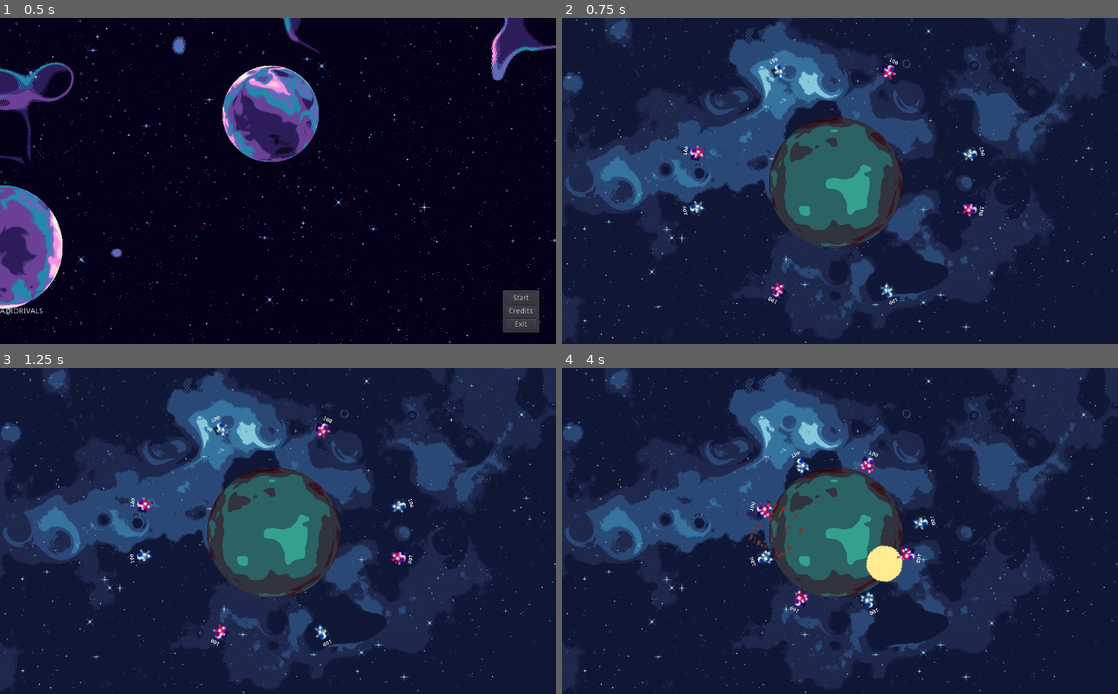
Above: before the commit, frames 1-4 (two rows, left to right).
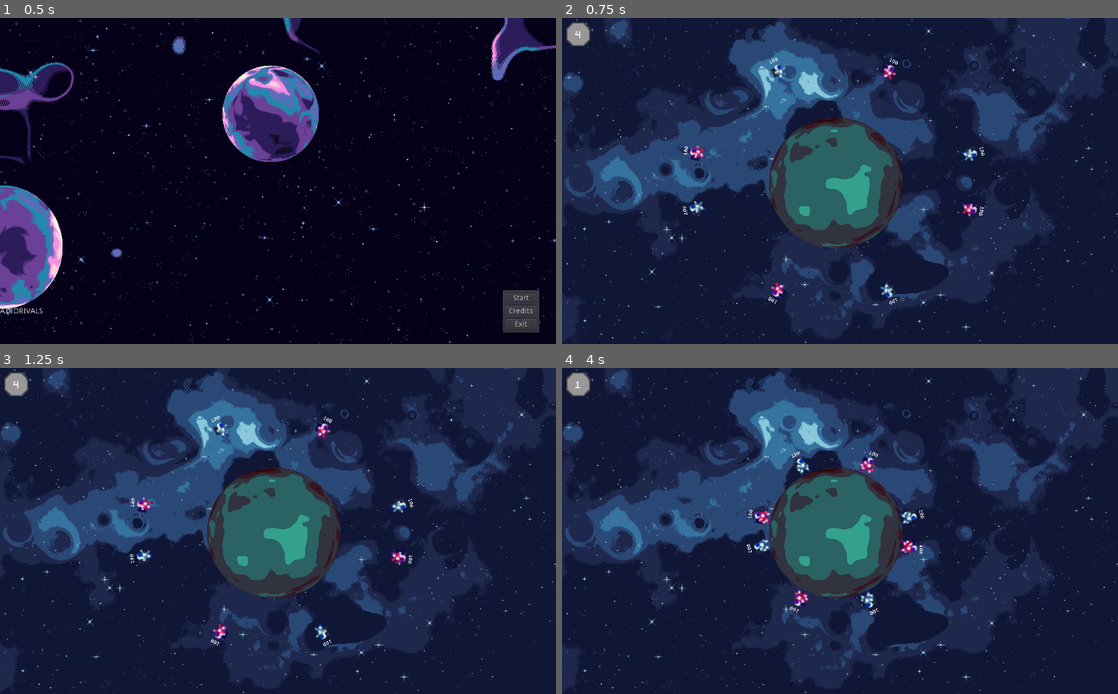
Above: after the commit, the same moments.

Repository: salveal/Astro-Rivals
Game: Godot game, scene res://scenes/menu.tscn
The game is run twice, just before and just after one commit, with the same random seed, the same clock (stepped at 60 frames per second) and the same inputs.
Inputs (mouse positions are in pixels of both pictures, inside the frame that each line leads up to):
- Up to frame 1 (0.5 s): no input
- Up to frame 2 (0.75 s): click "Start" at 0.5 s
- Up to frame 3 (1.25 s): no input
- Up to frame 4 (4 s): move the mouse to (962, 514) at 1.27 s; hold D (move_right) 1.28-2.78 s; click (962, 514) at 1.35 s; tap W (jump) at 1.52, 2.27, 3.77 s; move the mouse to (728, 547) at 2.02 s; tap O (add_grav) at 2.1 s; click (728, 547) at 2.3 s; move the mouse to (895, 459) at 2.77 s; hold A (move_left) 2.78-3.53 s; hold P (low_grav) 2.78-3.53 s; click (895, 459) at 3.05 s; move the mouse to (812, 596) at 3.52 s; hold D (move_right) from 3.53 s (still down); click (812, 596) at 3.6 s

Frame 1 is identical in both runs. In frame 2, 0.3% of the frame differs, in the area x 0-6%, y 1-9%; in frame 3, 0.3%; in frame 4, 1.7%, in the area x 0-68%, y 1-66%.

Commit message:
Implementacion de fin de turno de distintas formas y varios
- Se implemento fin de turno por muerte del soldado activo
- Se implemento fin de turno por misil fuera de campo visible
- Se implemento fin de turno por colision del proyectil
- Se implemento fin de turno por agotar tiempo del timer
- Se implemento timer para turno de los equipos y un standby entre turnos
- Se agrego sprites para indicar el equipo activo y standby

Diff:
--- a/AstroRivals/project.godot
+++ b/AstroRivals/project.godot
@@ -67,6 +67,7 @@
 2d_physics/layer_2="gravity"
 2d_physics/layer_3="soldiers"
 2d_physics/layer_4="misil"
+2d_physics/layer_5="mapLimits"
 
 [physics]
 
--- /dev/null
+++ b/AstroRivals/scenes/UI/timerTurn.gd
@@ -0,0 +1,61 @@
+extends Timer
+
+# Variables
+var secondsTurn = 15
+var secondsStandby = 5
+var split_timer
+var output_timer
+onready var label = $Label
+onready var blueUI = $blueTurn
+onready var redUI = $redTurn
+onready var standby = $standBy
+
+# Called when the node enters the scene tree for the first time.
+func _ready():
+	var output_print = "Timer Creado con: " + str(secondsTurn)
+	print(output_print)
+	blueUI.visible = false
+	redUI.visible = false
+	standby.visible = false
+
+func initTimer(team: String):
+	# Inicia el timer dependiendo del estado del timer
+	# esto es si es el timer del turno de un equipo o el standby
+
+	# Se setean las variable de la clase con los valores defautls
+	redUI.visible = false
+	blueUI.visible = false
+	standby.visible = false
+
+	# Se cambia las variables que necesitamos dependiendo del estado de la variable team
+	if team == "red":
+		redUI.visible = true
+		wait_time = secondsTurn
+	elif team == "blue":
+		blueUI.visible = true
+		wait_time = secondsTurn
+	else:
+		standby.visible = true
+		wait_time = secondsStandby
+
+	# reseteamos el timer
+	resetTimer()
+
+func resetTimer():
+	# resetea el timer cambiando el color del font e iniciandolo
+	label.add_color_override("font_color", Color(1,1,1,1))
+	start()
+	print("start timer")
+
+# Called every frame. 'delta' is the elapsed time since the previous frame.
+func _process(delta):
+
+	# Se cambia la variable label dependiendo si termino el timer o no
+	if is_stopped():
+		stop()
+		label.add_color_override("font_color", Color(0,0,0,1))
+
+	else:
+		split_timer = str(time_left).split(".")
+		output_timer = split_timer[0]
+		label.set_text(output_timer)
--- /dev/null
+++ b/AstroRivals/scenes/UI/timerTurn.tscn
@@ -0,0 +1,46 @@
+[gd_scene load_steps=7 format=2]
+
+[ext_resource path="res://scenes/UI/timerTurn.gd" type="Script" id=1]
+[ext_resource path="res://assets/ui/timerRed.png" type="Texture" id=2]
+[ext_resource path="res://assets/ui/timerBlue.png" type="Texture" id=3]
+[ext_resource path="res://assets/ui/timerStandby.png" type="Texture" id=4]
+
+[sub_resource type="DynamicFontData" id=1]
+font_path = "res://assets/font/monogram.ttf"
+
+[sub_resource type="DynamicFont" id=2]
+size = 30
+font_data = SubResource( 1 )
+
+[node name="Timer" type="Timer"]
+one_shot = true
+script = ExtResource( 1 )
+
+[node name="redTurn" type="Sprite" parent="."]
+visible = false
+position = Vector2( 30, 30 )
+scale = Vector2( 2, 2 )
+texture = ExtResource( 2 )
+
+[node name="blueTurn" type="Sprite" parent="."]
+visible = false
+position = Vector2( 30, 30 )
+scale = Vector2( 2, 2 )
+texture = ExtResource( 3 )
+
+[node name="standBy" type="Sprite" parent="."]
+visible = false
+position = Vector2( 30, 30 )
+scale = Vector2( 2, 2 )
+texture = ExtResource( 4 )
+
+[node name="Label" type="Label" parent="."]
+margin_left = 12.0
+margin_top = 16.0
+margin_right = 48.0
+margin_bottom = 41.0
+size_flags_horizontal = 4
+size_flags_vertical = 8
+custom_fonts/font = SubResource( 2 )
+text = "XX"
+align = 1
--- a/AstroRivals/scenes/levels/Level1.gd
+++ b/AstroRivals/scenes/levels/Level1.gd
@@ -1,14 +1,23 @@
 extends Node2D
 
+onready var planet = $Planet
 onready var queueBlue = $queueBlue
 onready var queueRed = $queueRed
+onready var timerTurn = $TimerTurn
 onready var actualPlayer
-onready var planet = $Planet
 var indexBlue = 0
 var indexRed = 0
 var activeTeam # 0 - Blue / 1 - Red
+var stateGame  # tendra un string del siguiente array: ["red", "blue", "standby"]
 
 func _ready():
+	# Inicia lo necesario para comenzar el juego
+	timerTurn.initTimer("standby")
+	stateGame = "standby"
+	startGame()
+
+# Determina que equipo empezara el juego
+func startGame():
 	if randi() % 2 == 0:
 		actualPlayer = queueBlue.get_child(0)
 		activeTeam = 0
@@ -17,28 +26,46 @@
 		actualPlayer = queueRed.get_child(0)
 		activeTeam = 1
 		indexBlue = -1
+
+# Cambia el turno cambian el equipo
+func changeTurn():
+	# En los dos bloques de codigo de las condiciones se elige al proximo soldado del
+	# equipo que manejara, iniciando el timer correspondiente
+	if activeTeam == 1: # pasar turno a azul
+		indexBlue = (indexBlue + 1) % queueBlue.get_child_count()
+		actualPlayer = queueBlue.get_child(indexBlue)
+		activeTeam = 0
+		timerTurn.initTimer("blue")
+		stateGame = "blue"
+
+	else: # pasar turno a rojo
+		indexRed = (indexRed + 1) % queueRed.get_child_count()
+		actualPlayer = queueRed.get_child(indexRed)
+		activeTeam = 1
+		timerTurn.initTimer("red")
+		stateGame = "red"
+
+	# Se cambia la variable para poder mover al soldado
 	actualPlayer.active = true
 
-func _draw():
-	draw_circle($Planet.position, $Planet/Gravity/CollisionShape2D.shape.radius, Color(0,1,1,0.1))
+# Called every frame. 'delta' is the elapsed time since the previous frame.
+func _process(delta):
 
-func _input(event):
-	if actualPlayer.getChangeControl():
-		actualPlayer.active = false
-		actualPlayer.changeControl = false
+	if stateGame == "standby":
+		if timerTurn.is_stopped():
+			changeTurn()
 
-		if activeTeam == 1: # pasar turno a azul
-			indexBlue = (indexBlue + 1) % queueBlue.get_child_count()
-			actualPlayer = queueBlue.get_child(indexBlue)
-			activeTeam = 0
+	else:
+		# Se evalua si se debe eliminar el soldado que esta siendo controlado
+		if actualPlayer.needToBeDelete:
+			actualPlayer.active = false
+			actualPlayer.queue_free()
+			timerTurn.initTimer("standby")
+			stateGame = "standby"
 
-		else: # pasar turno a rojo
-			indexRed = (indexRed + 1) % queueRed.get_child_count()
-			actualPlayer = queueRed.get_child(indexRed)
-			activeTeam = 1
-
-		actualPlayer.active = true
-
-# Called every frame. 'delta' is the elapsed time since the previous frame.
-#func _process(delta):
-#	pass
+		# Se revisa si se termino el turno del jugador con varias condiciones
+		elif actualPlayer.getChangeControl() or (timerTurn.is_stopped() and stateGame != "standby"):
+			actualPlayer.changeControl = false # se debe cambiar al entrar si no queda en un loop
+			actualPlayer.active = false # solo sera necesario cuando acaba el timer, se hizo asi para no repetir codigo
+			timerTurn.initTimer("standby")
+			stateGame = "standby"
--- a/AstroRivals/scenes/levels/Level1.tscn
+++ b/AstroRivals/scenes/levels/Level1.tscn
@@ -1,22 +1,24 @@
-[gd_scene load_steps=13 format=2]
+[gd_scene load_steps=15 format=2]
 
 [ext_resource path="res://scenes/levels/Level1.gd" type="Script" id=1]
 [ext_resource path="res://assets/levels/level2_background.png" type="Texture" id=2]
 [ext_resource path="res://scenes/levels/onePlanet_Gravity.gd" type="Script" id=3]
 [ext_resource path="res://assets/levels/planet3.png" type="Texture" id=4]
+[ext_resource path="res://scenes/UI/timerTurn.tscn" type="PackedScene" id=5]
 [ext_resource path="res://scenes/soldiers/blueSoldier.tscn" type="PackedScene" id=6]
 [ext_resource path="res://scenes/soldiers/redSoldier.tscn" type="PackedScene" id=7]
+[ext_resource path="res://scenes/levels/mapLimits.gd" type="Script" id=8]
 
 [sub_resource type="ImageTexture" id=1]
 
 [sub_resource type="RectangleShape2D" id=4]
-extents = Vector2( 3.4, 304.5 )
+extents = Vector2( 3.4, 327 )
 
 [sub_resource type="RectangleShape2D" id=6]
-extents = Vector2( 102.3, 10 )
+extents = Vector2( 103.6, 10 )
 
 [sub_resource type="RectangleShape2D" id=5]
-extents = Vector2( 100.7, 9 )
+extents = Vector2( 103.8, 11.5 )
 
 [sub_resource type="CircleShape2D" id=2]
 radius = 119.218
@@ -25,6 +27,7 @@
 radius = 285.028
 
 [node name="Level1" type="Node2D"]
+light_mask = 0
 script = ExtResource( 1 )
 
 [node name="TextureRect" type="TextureRect" parent="."]
@@ -38,44 +41,50 @@
 texture = ExtResource( 2 )
 
 [node name="mapLimits" type="Node" parent="."]
+script = ExtResource( 8 )
 
 [node name="left" type="Area2D" parent="mapLimits"]
+visible = false
 scale = Vector2( 5, 1 )
 collision_layer = 28
 collision_mask = 28
 
 [node name="CollisionShape2D" type="CollisionShape2D" parent="mapLimits/left"]
-position = Vector2( -4.8, 294.5 )
+visible = false
+position = Vector2( -4.8, 296.5 )
 shape = SubResource( 4 )
 
 [node name="bottom" type="Area2D" parent="mapLimits"]
+visible = false
 position = Vector2( 541, 319 )
 scale = Vector2( 5, 1 )
 collision_layer = 28
 collision_mask = 28
 
 [node name="CollisionShape2D" type="CollisionShape2D" parent="mapLimits/bottom"]
-position = Vector2( -5.10001, 294.5 )
+position = Vector2( -5.4, 294.5 )
 shape = SubResource( 6 )
 
 [node name="upper" type="Area2D" parent="mapLimits"]
+visible = false
 position = Vector2( 529, -301 )
 scale = Vector2( 5, 1 )
 collision_layer = 28
 collision_mask = 28
 
 [node name="CollisionShape2D" type="CollisionShape2D" parent="mapLimits/upper"]
-position = Vector2( -4.6, 284 )
+position = Vector2( -3.2, 281.5 )
 shape = SubResource( 5 )
 
 [node name="rigth" type="Area2D" parent="mapLimits"]
+visible = false
 position = Vector2( 1048, 2 )
 scale = Vector2( 5, 1 )
 collision_layer = 28
 collision_mask = 28
 
 [node name="CollisionShape2D" type="CollisionShape2D" parent="mapLimits/rigth"]
-position = Vector2( 0.599994, 293 )
+position = Vector2( 0.599991, 294 )
 shape = SubResource( 4 )
 
 [node name="Planet" type="StaticBody2D" parent="."]
@@ -131,4 +140,4 @@
 [node name="Red4" parent="queueRed" instance=ExtResource( 7 )]
 position = Vector2( 400, 500 )
 
-[node name="Timer" type="Timer" parent="."]
+[node name="TimerTurn" parent="." instance=ExtResource( 5 )]
--- /dev/null
+++ b/AstroRivals/scenes/levels/mapLimits.gd
@@ -0,0 +1,22 @@
+extends Node
+
+onready var leftLimit = $left
+onready var rightLimit = $rigth
+onready var bottomLimit = $bottom
+onready var upperLimit = $upper
+var bodiesColision
+
+# Called when the node enters the scene tree for the first time.
+func _ready():
+	print("se inicializaron los limites del mapa")
+
+# Called every frame. 'delta' is the elapsed time since the previous frame.
+func _process(delta):
+	bodiesColision = leftLimit.get_overlapping_bodies() + rightLimit.get_overlapping_bodies() \
+					+ bottomLimit.get_overlapping_bodies() + upperLimit.get_overlapping_bodies()
+
+	for body in bodiesColision:
+		if body.has_method("deleteNode"):
+			body.deleteNode()
+		else:
+			body.queue_free()
--- a/AstroRivals/scenes/soldiers/soldiers.gd
+++ b/AstroRivals/scenes/soldiers/soldiers.gd
@@ -2,6 +2,7 @@
 
 # Variables personajes
 var HP = 100
+var needToBeDelete = false
 
 # Variables Moviminetos
 var GRAVITY = 5000
@@ -42,11 +43,14 @@
 	print(grav_point)
 
 func get_rotation_player(grav_vector):
+	# Funcion que obtienen la rotacion del jugador con respecto al planeta que se encuentra
 	var rotation = Vector2(0,1)
 	return rotation.angle_to(grav_vector)
 
 func apply_movement(sp, delta):
-	# Movement
+	# Movimiento
+
+	# se revisa si se mueve el jugador
 	if Input.is_action_pressed("move_left") and active:
 		direction = -1
 	elif Input.is_action_pressed("move_right") and active:
@@ -54,10 +58,12 @@
 	else:
 		direction = 0
 
+	# Se realizan los calculos de los vectores de posicion para los dos ejes
 	sp.x = MAX_SPEED * direction
 	if sp.y < GRAVITY:
 		sp.y += GRAVITY * delta
 
+	# Se revisa si se quiere saltar
 	if is_on_floor() and Input.is_action_just_pressed("jump") and active:
 		sp.y = -2 * JUMP
 
@@ -65,7 +71,7 @@
 
 
 func apply_animations():
-	# Animation
+	# Animacion
 	if is_on_floor():
 		if direction != 0:
 			playback.travel("walk")
@@ -111,36 +117,73 @@
 
 # Called every frame. 'delta' is the elapsed time since the previous frame.
 func _process(delta):
+
+	# se revisa si es turno del jugador
 	if active:
+
+		# controles de debug para jugar con la gravedad
 		if Input.is_action_pressed("add_grav"):
 			GRAVITY += 1000
 		elif Input.is_action_pressed("low_grav"):
 			GRAVITY -= 1000
 
+		# Entra si el jugador va a disparar revisando si se cumple las condiciones necesarias
 		if generate_shoot == true and is_on_floor():
+
+			# condicion para cambiar el valor de rate para que no salga de los rangos establecidos
 			if generate_shoot and (power > MAX_POWER or power < MIN_POWER):
 				rate = -rate
 
+			# Se suma el rate
 			power += rate
 			power_bar.value = power
+
+			# Se revisa si se debe disparar
 			if Input.is_action_just_released("shoot"):
+				# Dejamos de mover al soldado
+				active = false
+
+				# Creamos la instancia de la bala seleccionada, seteamos su posicion y velocidades
+				# y la agregamos al arbol del nivel
 				bullet = BULLET.instance()
+				bullet.initMisil(self)
 				var mouse_position = get_global_mouse_position()
 				bullet.global_position = global_position - (global_position - mouse_position).normalized() * 50
 				bullet.linear_velocity = (mouse_position - global_position).normalized() * power * 2
 				get_parent().get_parent().add_child(bullet)
+
+				# Se cambian las variables del soldado para poder pasar el turno al siguiente soldado
 				generate_shoot = false
 				power = 0
 				power_bar.value = power
-				changeControl = true
 
-		# Generar disparo
+		# cambia la variable si el jugador quiere generar un disparo
 		if Input.is_action_just_pressed("shoot") and is_on_floor():
 			generate_shoot = true
 
+#Retorna la variable si debe termino el turno
 func getChangeControl():
 	return changeControl
 
+# Funcion para aplicarle daño al soldado entregandole el daño de origen que recibe
 func take_damage(damage_origin: Node):
 	HP -= damage_origin.damage_value
 	hp_label.set_text(str(HP))
+	if HP <= 0:
+		deleteNode()
+
+# Funcion que sera llamada para indicar que choco el proyectil enviado por el mismo soldado
+# Esta funcion cambiara la variable de changeControl para pasar el tunro
+func colisionShot():
+	changeControl = true
+
+func deleteNode():
+	# Si es del jugador activo, dejamos que el script del nivel se encargen de eliminar
+	# el personaje
+	if active:
+		needToBeDelete = true
+
+	# Si no es, entonces podemos eliminarlo normalmente
+	else:
+		# Aqui deberia haber una animacion de muerte con un timer
+		queue_free()
--- a/AstroRivals/scenes/soldiers/weapons/bullet.tscn
+++ b/AstroRivals/scenes/soldiers/weapons/bullet.tscn
@@ -189,8 +189,8 @@
 [sub_resource type="AnimationNodeStateMachinePlayback" id=10]
 
 [node name="Misil" type="RigidBody2D"]
-collision_layer = 15
-collision_mask = 15
+collision_layer = 29
+collision_mask = 29
 contacts_reported = 1
 contact_monitor = true
 linear_velocity = Vector2( 180, 100 )
--- a/AstroRivals/scenes/soldiers/weapons/misil.gd
+++ b/AstroRivals/scenes/soldiers/weapons/misil.gd
@@ -8,6 +8,7 @@
 onready var animTree = $AnimationTree
 onready var timer_damage = $Timer_damage
 onready var playback = animTree.get("parameters/playback")
+onready var soldierShot
 var EXPLOSION = preload("res://scenes/soldiers/weapons/explosion.tscn")
 var tick = 0
 var explosion
@@ -18,6 +19,12 @@
 	playback.travel("init")
 	contact_monitor = true
 
+# Funcion para asociar el proyectil con el soldado que ejecuto el disparo
+# Aqui se cambian las variables que no se pueden inicializar en _ready()
+func initMisil(soldier: Node):
+	soldierShot = soldier
+
+# Funcion para calcular la rotacion del misil con respecto al planeta asociado
 func get_rotation_player(vel_vector):
 	var rotation = Vector2(1,0)
 	return rotation.angle_to(vel_vector)
@@ -32,6 +39,7 @@
 
 	check_colision()
 
+# Cheque si existe colision del misil para ejecutar su explosion/daño o no
 func check_colision():
 	var bodies = get_colliding_bodies()
 	if len(bodies) > 0 and tick == 0:
@@ -44,5 +52,13 @@
 		tick+=1
 
 	elif tick==1 and timer_damage.is_stopped():
-		queue_free()
+		deleteNode()
 		explosion.generate_damage()
+
+# Envia la señal para indicar que el misil choco y exploto al soldado
+func sendColisionToSoldier():
+	soldierShot.colisionShot()
+
+func deleteNode():
+	sendColisionToSoldier()
+	queue_free()
Binary file added: AstroRivals/assets/ui/timerBlue.png
Not shown, added: AstroRivals/assets/ui/timerBlue.png.import
Binary file added: AstroRivals/assets/ui/timerRed.png
Not shown, added: AstroRivals/assets/ui/timerRed.png.import
Binary file added: AstroRivals/assets/ui/timerStandby.png
Not shown, added: AstroRivals/assets/ui/timerStandby.png.import
